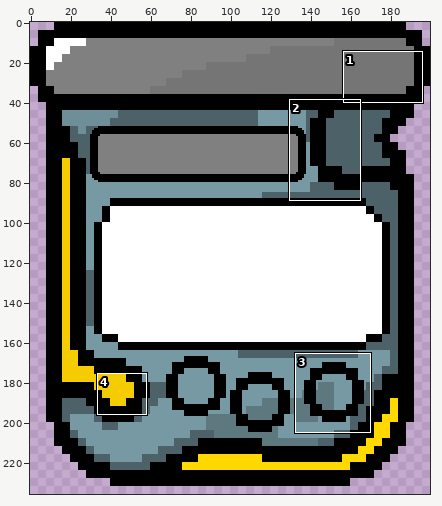
A sprite sheet gets an edit: Assets/PlanetaryInvasion/Sprites/tablet_2.png. Above, an overview of the earlier version with the close-up marked.
Close-up. Earlier state:
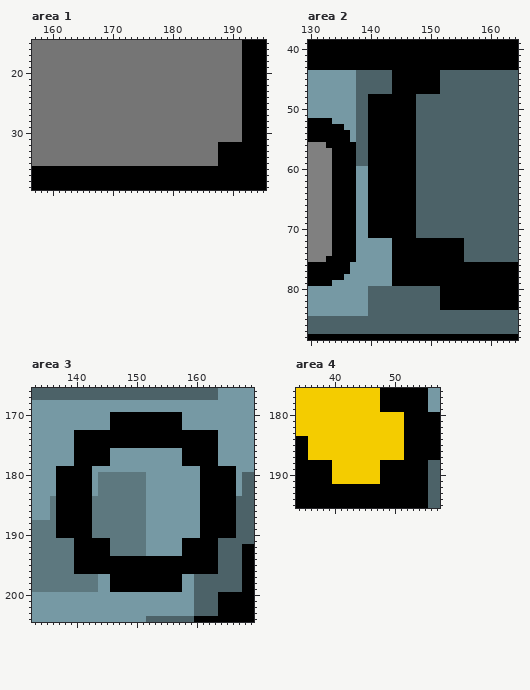
The file is 200x240 pixels. Colours within 5 levels of each other are drawn and written as one. Shown: area 1: x 157..195, y 15..39; area 2: x 130..164, y 39..88; area 3: x 133..169, y 166..204; area 4: x 34..57, y 176..195. The wide view leaves out empty margins. The commit also changed other parts of the picture, which this record leaves out.
The same view after the edit:
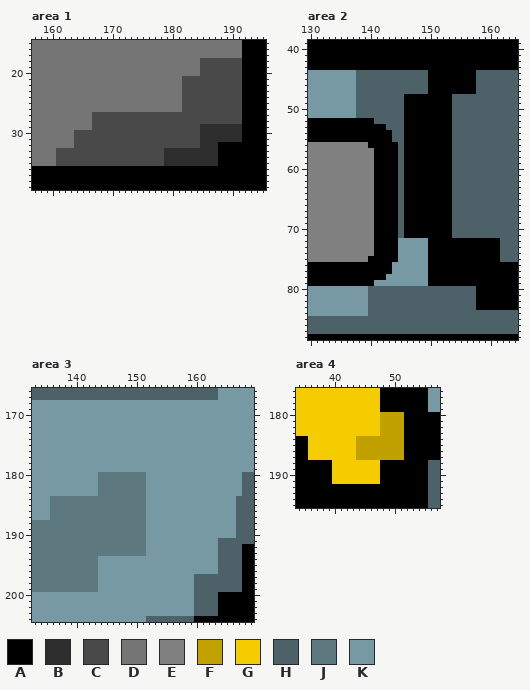
Palette (. is transparent): A #000000  B #2d2d2d  C #494949  D #757575  E #808080  F #c1a100  G #f4cc00  H #4c6268  J #5d787f  K #7699a4
Diff:
Area 1:
Colour B replaces colour D in rows 29 to 31 at x 185 to 191; in row 32 at x 185 to 187; in rows 33 to 35 at x 179 to 187.
Colour C replaces colour D in rows 18 to 20 at x 185 to 191; in rows 21 to 26 at x 182 to 191; in rows 27 to 28 at x 167 to 191; in row 29 at x 167 to 184; in rows 30 to 32 at x 164 to 184; in rows 33 to 35 at x 161 to 178.
Area 2:
Colour A replaces colour H in rows 44 to 47 at x 152 to 157; in rows 48 to 51 at x 148 to 153; in rows 52 to 55 at x 138 to 139 and 148 to 153; in rows 56 to 71 at x 148 to 153; in rows 72 to 75 at x 156 to 161.
Colour A replaces colour K in row 52 at x 134 to 137; in row 53 at x 136 to 137; in rows 54 to 55 at x 137; in rows 72 to 74 at x 141 to 143; in row 75 at x 140 to 143; in rows 76 to 77 at x 137 to 143.
Colour A replaces colour K in row 78 at x 136 to 142; in row 79 at x 134 to 140.
Colour E replaces colour A in row 56 at x 133 to 137; in rows 57 to 71 at x 134 to 137 and 140; in rows 72 to 74 at x 134 to 137; in row 75 at x 133 to 137.
Colour E replaces colour H in rows 56 to 59 at x 138 to 139.
Colour E replaces colour K in rows 60 to 71 at x 138 to 139; in rows 72 to 74 at x 138 to 140; in row 75 at x 138 to 139.
Colour H replaces colour A in rows 44 to 47 at x 144 to 149; in rows 48 to 51 at x 140 to 145; in row 52 at x 141 to 145; in row 53 at x 143 to 145; in rows 54 to 55 at x 144 to 145; in rows 56 to 71 at x 145.
Colour H replaces colour A in rows 80 to 83 at x 152 to 157.
Colour K replaces colour A in rows 72 to 75 at x 145 to 149; in rows 76 to 79 at x 144 to 149.
Area 3:
Colour J replaces colour A in rows 184 to 190 at x 137 to 142; in rows 191 to 193 at x 140 to 145; in rows 194 to 196 at x 140 to 143.
Colour K replaces colour A in rows 170 to 172 at x 146 to 157; in rows 173 to 175 at x 140 to 163; in rows 176 to 178 at x 140 to 145 and 158 to 163; in rows 179 to 183 at x 137 to 142 and 161 to 166; in rows 184 to 190 at x 161 to 166; in rows 191 to 193 at x 158 to 163.
Colour K replaces colour A in rows 194 to 196 at x 144 to 163; in rows 197 to 199 at x 146 to 157.
Area 4:
Colour F replaces colour G in rows 180 to 183 at x 48 to 51; in rows 184 to 187 at x 44 to 51.
